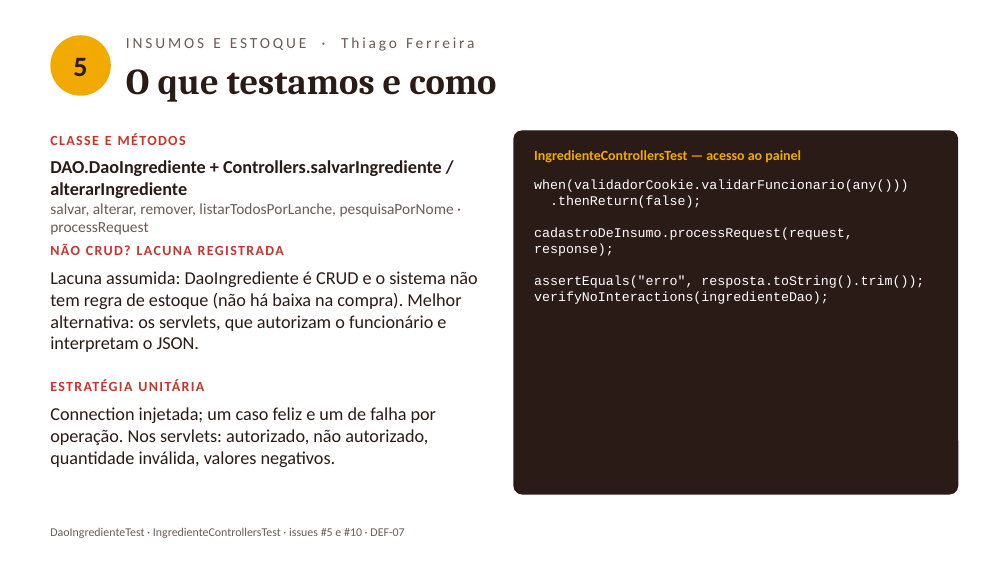
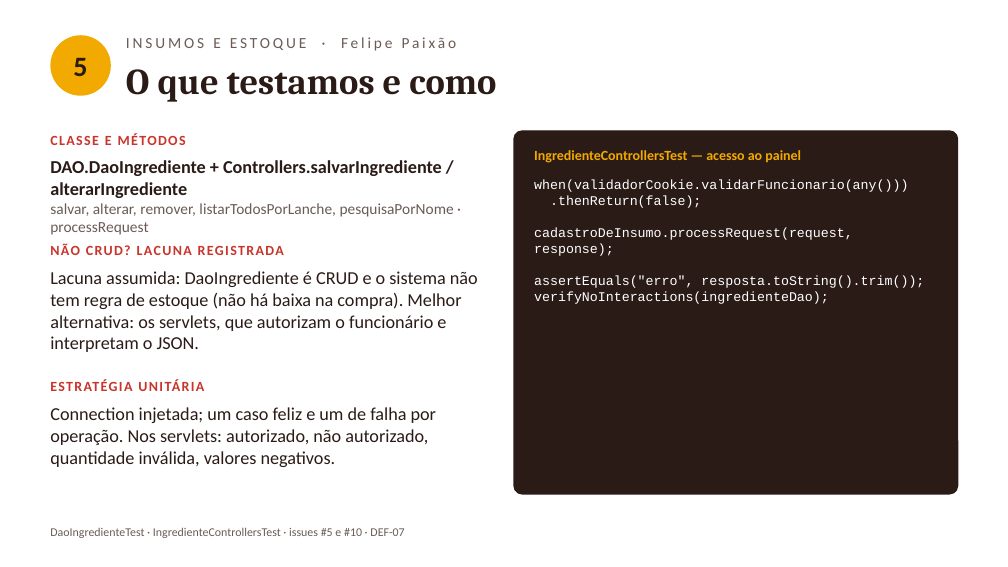
Before and after one commit to vini-pinheiro/trabalho-qualidade-e-teste-de-software, a slide deck: slide 10 of docs/entrega-1/apresentacao/apresentacao-entrega-1.pptx. Drawn at 1008x567 pixels with LibreOffice and Linux fonts; fonts in the diff are those of the drawing. Boxes give left, top, right and bottom in pixels: in the first picture for what was removed or moved away, otherwise in the second. Text is boxed around its words. In the diff, an @@ line names an element or a change of style, - is before the commit and + after.

Commit message:
docs: roteiro em formato teleprompter e ajustes na apresentação
- falas reescritas em linguagem falada, uma ideia por linha, com marcações de pausa
- cartões de situação e de defeito passam a nomear o responsável e a issue
- Thiago Ferreira em clientes e Felipe Paixão em estoque
- roteiro em PDF paisagem, fonte grande, com cabeçalho de quem fala em cada página

```diff
--- a/docs/entrega-1/apresentacao/apresentacao-entrega-1.pptx
+++ b/docs/entrega-1/apresentacao/apresentacao-entrega-1.pptx
@@ text at bbox=[126, 37, 457, 51]: text changed @@
-INSUMOS E ESTOQUE · Thiago Ferreira
+INSUMOS E ESTOQUE · Felipe Paixão
```
Also in this commit, not shown: 8 other slides changed, 3 other files.
